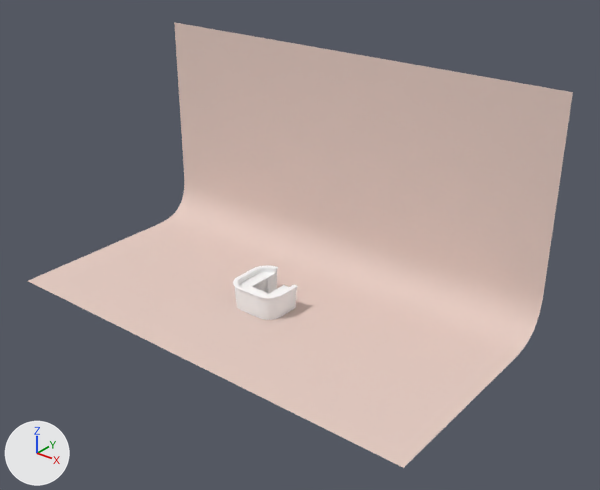
The Blender file Objects/Bar_EventsHire.blend: old version first, new version second.
The view is the same before and after, from a camera (50 mm lens) standing at (20.4, -23.2, 17.9) and looking at (1.6, 0.2, 3.3). Lighting does not change. The marker at lower left points along +X, +Y and +Z.

Before the edit, the objects in view are built like this:
```python
me_untitled_004 = bpy.data.meshes.new('Untitled.004')
me_untitled_004.from_pydata(...)  # 26 vertices, 12 faces; spans x -394.0..394.0, y -197.0..197.0, z 0.0..394.0
me_untitled_004.materials.append(mat_wall_paint_white_matte)  # white #e5cdc4
me_untitled_005 = bpy.data.meshes.new('Untitled.005')
me_untitled_005.from_pydata(...)  # 1798 vertices, 3592 faces; spans x -13.5..17.5, y -28.1..15.2, z 0.0..31.0
me_untitled_005.materials.append(mat_pvc_white_matte)  # white #ffffff
ob_line2038 = bpy.data.objects.new('Line2038', me_untitled_005)
ob_line2038.parent = ob_bar
ob_line2038.location = (-18.76, 36.17, 6.496)
ob_line2038.rotation_euler = (1.571, 0.0, -1.571)  # degrees (90, 0, -90)
ob_plane001 = bpy.data.objects.new('Plane001', me_untitled_004)
ob_plane001.location = (0.0, 0.0, 0.0)
ob_plane001.scale = (0.0254, 0.0254, 0.0254)
```
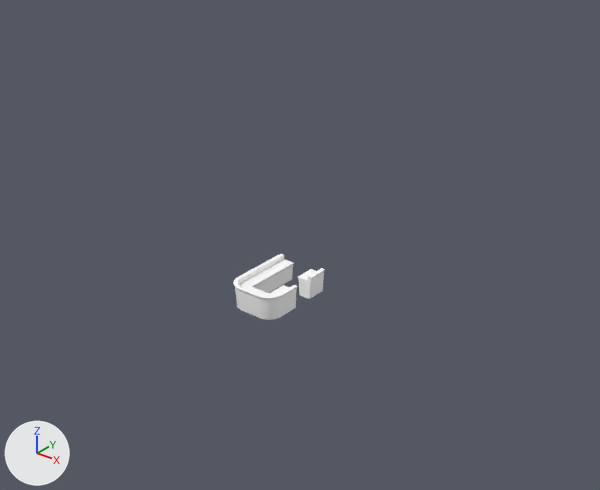
Boxes [x1, y1, x2, y2] around the edits, measured in the pictures (600 x 490 px):
'Plane001', deleted: before [28, 22, 573, 468]
'Line2038', moved, turned: before [253, 266, 278, 293]; after [253, 261, 281, 293]
'Line2034.003', added: after [268, 254, 294, 287]
'Line2034.005', added: after [269, 285, 298, 316]

What the commit changed:
Material 'PVC White Matte.008' (mat_pvc_white_matte_008) is new.
Its base color is (1.0, 1.0, 1.0) (white #ffffff).
Material 'PVC White Matte.005' (mat_pvc_white_matte_005) is new.
Its base color is (1.0, 1.0, 1.0) (white #ffffff).
Mesh me_untitled_014 is new.
It has 1736 vertices, 3468 faces and spans x -13.5..17.4, y -28.1..15.2, z 0.0..37.4.
It uses material mat_pvc_white_matte_008 (white #ffffff).
Mesh me_untitled_011 is new.
It has 1736 vertices, 3468 faces and spans x -13.5..17.4, y -28.1..15.2, z 0.0..37.4.
It uses material mat_pvc_white_matte_005 (white #ffffff).
Object 'Plane001' (ob_plane001) is deleted.
Object 'Line2038' (ob_line2038) moves from (-18.76, 36.17, 6.496) to (-36.0, 56.2, 6.5).
Object 'Line2038' (ob_line2038) turns from (90, 0, -90) to (90, 0, 0) degrees about x, y and z.
Object 'Line2034.005' (ob_line2034_005) is new; it shows me_untitled_014.
Its parent is ob_bar_006.
Its location is (36.3, -19.0, 6.5).
Its rotation in degrees is (90, 0, 180).
Object 'bar.006' (ob_bar_006) is new.
Its location is (-0.154, 0.234, 0.552).
Its scale is (0.0254, 0.0254, 0.0254).
Object 'Line2034.003' (ob_line2034_003) is new; it shows me_untitled_011.
Its parent is ob_bar_004.
Its location is (-36.0, 93.5, 6.5).
Its rotation in degrees is (90, 0, 0).
Object 'bar.004' (ob_bar_004) is new.
Its location is (-0.154, 0.234, 0.552).
Its scale is (0.0254, 0.0254, 0.0254).
